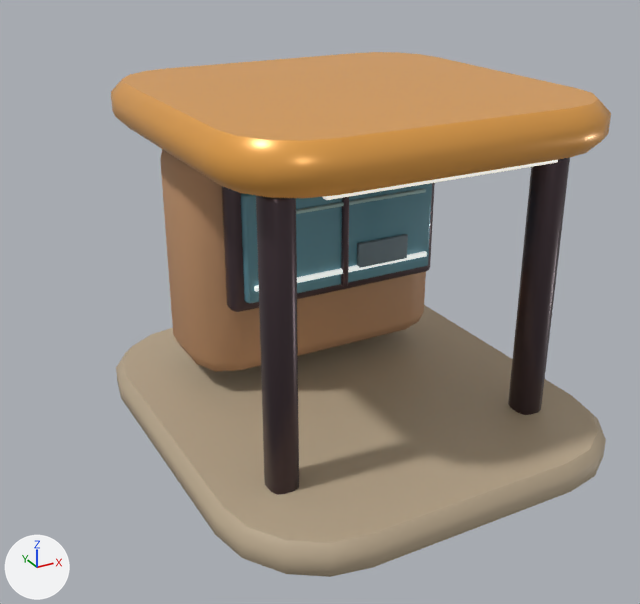
An edit to the glTF model assets/models/regions/alpine_motel_2.glb, drawn before and after from the same camera.
Rendered twice from a 50 mm camera at (3.28, -4.29, 3.3) aimed at (5.85, 0.38, 0.96). Arrows for +X, +Y and +Z are at lower left; the lights stay in place. The picture after the commit comes second. Vertices at exactly the same position are counted once.

The first picture shows 'Motel2'.
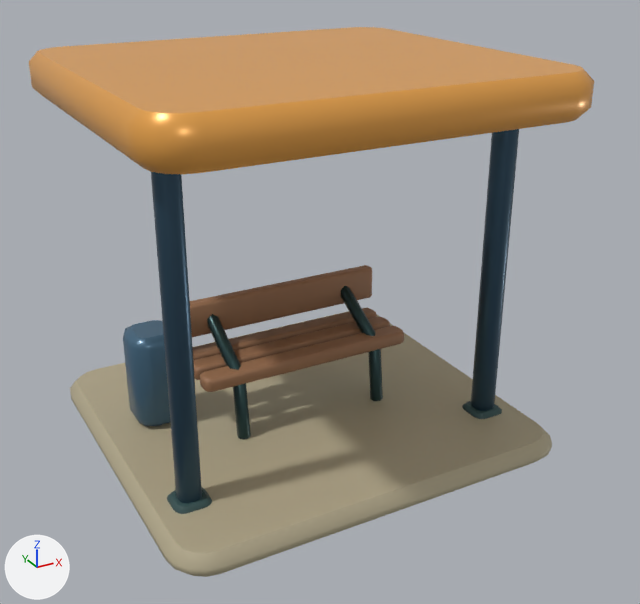
Location of each change, [x1, y1, x2, y2] in pixels of the pictures (640 x 604 px; the box of a moved part takes in the faces that stretch with it):
'Motel2', reshaped (13% wider): before [111, 52, 611, 577]; after [29, 27, 594, 577]
part 1 of me_motel2, moved or reshaped: before [222, 183, 435, 312]; after [190, 265, 372, 337]
part 2 of me_motel2, moved or reshaped: before [341, 196, 350, 286]; after [151, 172, 202, 503]
part 3 of me_motel2, rebuilt: before [116, 305, 606, 577]; after [70, 311, 552, 577]
part 4 of me_motel2, rebuilt (13% wider): before [111, 52, 611, 198]; after [29, 27, 594, 174]
part 5 of me_motel2, deleted: before [241, 160, 558, 495]
part 6 of me_motel2, reshaped: before [160, 149, 570, 415]; after [123, 129, 519, 514]

The edits, one by one:
me_motel2 is used by ob_motel2; location (0.0, 0.0, 0.0).
me_motel2 had 880 vertices, 1712 faces and spanned x 4.74..7.47, y -1.08..2.04, z 0.0..2.32.
me_motel2 now has 908 vertices, 1756 faces and spans x 4.41..7.09, y -0.73..1.75, z 0.0..2.51.
me_motel2 part 1: the loose piece of 72 vertices spanning x 5.32..6.89, y 0.56..0.73, z 0.9..1.79 is scaled about its middle by (0.97, 0.594, 0.257), then moved by (-0.35, 0.16, -0.52), in mat_ceramic.
me_motel2 part 2: the loose piece of 72 vertices spanning x 6.08..6.12, y 0.47..0.51, z 0.99..1.72 is scaled about its middle by (3.11, 3.11, 3.25), then moved by (-1.42, -0.66, -0.16).
me_motel2 part 3: the loose piece of 80 vertices spanning x 4.74..7.47, y -1.08..2.04, z 0.0..0.22 is rebuilt with 80 vertices and now spans x 4.41..7.09, y -0.73..1.75, z 0.0..0.16.
me_motel2 part 4: the loose piece of 80 vertices spanning x 4.84..7.36, y -0.77..1.73, z 2.04..2.32 is rebuilt with 80 vertices and now spans x 4.41..7.09, y -0.73..1.75, z 2.23..2.51.
me_motel2 part 5: 6 loose pieces with 432 vertices, spanning x 5.09..6.86, y -0.61..0.58, z 0.03..2.05, are deleted.
me_motel2 part 6: 144 vertices removed from x 5.15..7.11, y -0.47..1.59, z 0.03..2.02; 556 vertices added at x 4.56..6.94, y -0.29..1.0, z 0.0..2.37.
Other edits to the shape of me_motel2 do not show in these pictures.
me_motel2 no longer uses material mat_tint.
